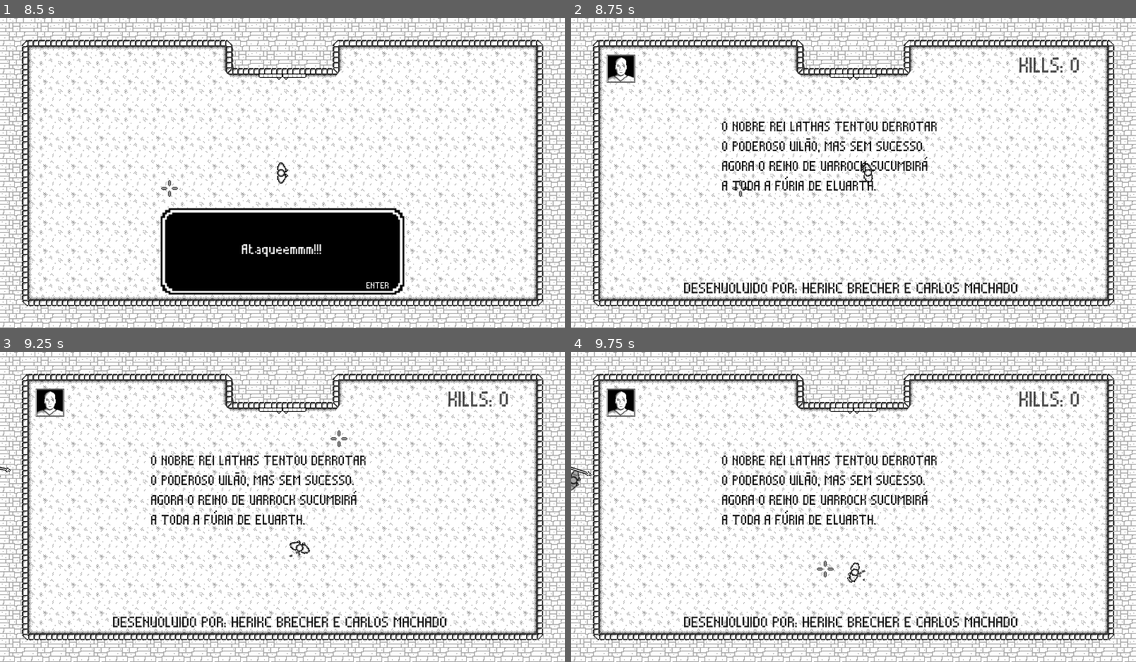
Above: before the commit, frames 1-4 (two rows, left to right).
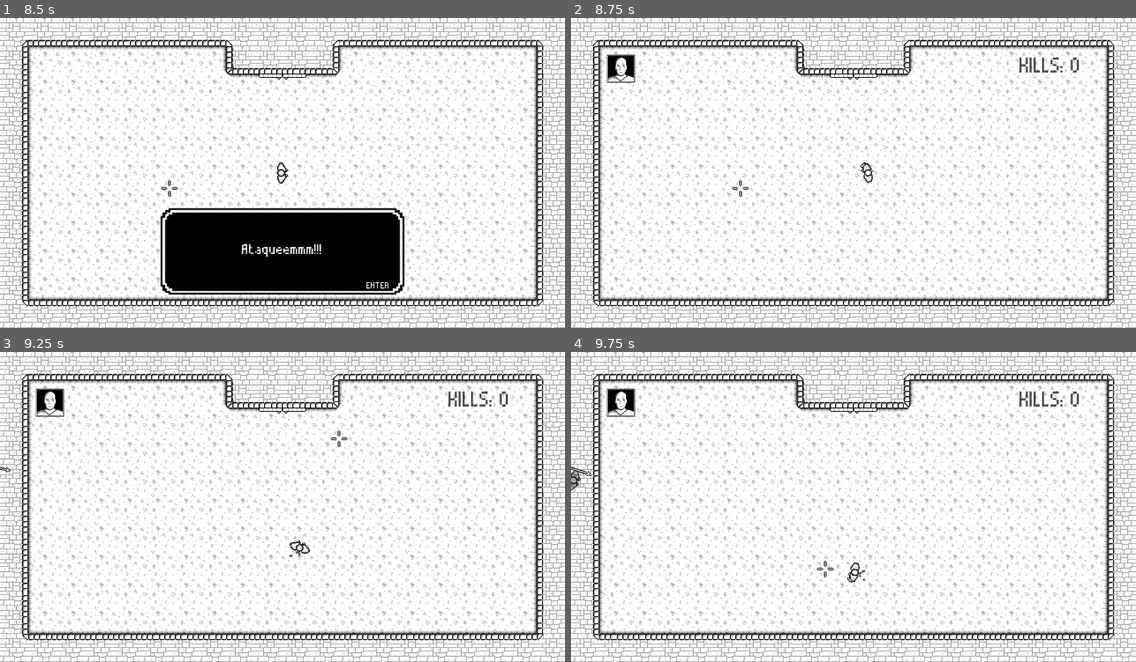
Above: after the commit, the same moments.

Repository: CarlMachado/DarknessFury
Game: Godot game, scene res://scenes/main_menu.tscn
The game is run twice, just before and just after one commit, with the same random seed, the same clock (stepped at 60 frames per second) and the same inputs.
Inputs (mouse positions are in pixels of both pictures, inside the frame that each line leads up to):
- Up to frame 1 (8.5 s): click "Jogar" at 0.5 s; tap Enter (ui_accept) at 1.25, 2.1, 2.27, 2.57, 3.6, 3.77, 4.07, 4.25, 5.1, 5.27, 5.57, 5.75, 6.6, 6.77, 7.07, 7.25, 8.1, 8.27 s; move the mouse to (406, 157) at 1.27 s; hold D (ui_right) 1.28-2.03 s; hold Enter (ui_accept) 1.28-2.03 s; move the mouse to (169, 188) at 2.02 s; hold S (ui_down) 2.03-2.78 s; move the mouse to (339, 104) at 2.77 s; hold D (ui_right) 2.78-3.53 s; hold Enter (ui_accept) 2.78-3.53 s; move the mouse to (254, 235) at 3.52 s; hold W (ui_up) 3.53-4.28 s; move the mouse to (452, 219) at 4.27 s; hold Enter (ui_accept) 4.28-5.03 s; hold A (ui_left) 4.28-5.78 s; move the mouse to (113, 126) at 5.02 s; move the mouse to (310, 173) at 5.77 s; hold S (ui_down) 5.78-6.53 s; hold Enter (ui_accept) 5.78-6.53 s; move the mouse to (197, 95) at 6.52 s; hold D (ui_right) 6.53-7.28 s; move the mouse to (406, 157) at 7.27 s; hold W (ui_up) 7.28-8.03 s; hold Enter (ui_accept) 7.28-8.03 s; move the mouse to (169, 188) at 8.02 s; hold D (ui_right) from 8.03 s (still down)
- Up to frame 2 (8.75 s): keep holding D (ui_right); tap Enter (ui_accept) at 8.57 s
- Up to frame 3 (9.25 s): move the mouse to (339, 438) at 8.77 s; release D (ui_right) at 8.78 s; hold S (ui_down) from 8.78 s (still down); hold Enter (ui_accept) from 8.78 s (still down)
- Up to frame 4 (9.75 s): move the mouse to (825, 569) at 9.52 s; release S (ui_down) at 9.53 s; release Enter (ui_accept) at 9.53 s; hold A (ui_left) from 9.53 s (still down); tap Enter (ui_accept) at 9.6 s

Frame 1 is identical in both runs. In frame 2, 3.2% of the frame differs, in the area x 20-79%, y 33-89%; in frame 3, 3.2%; in frame 4, 3.2%.

Commit message:
Correcao de bug cena final

Diff:
--- a/scenes/levels/arena.tscn
+++ b/scenes/levels/arena.tscn
@@ -59,10 +59,13 @@
 	$kills.text = \"KILLS: \" + str(GAME.kills)
 
 func on_win():
+	$restart.hide()
+	$anim.stop(\"restart\")
 	$anim.play(\"win\")
 
 func restart():
-	$anim.play(\"restart\")
+	if !GAME.win:
+		$anim.play(\"restart\")
 
 func on_reload(loaded, has_spear):
 	if loaded and has_spear:
@@ -363,6 +366,7 @@
 }
 
 [node name="win" type="Label" parent="HUD"]
+visible = false
 modulate = Color( 0, 0, 0, 0.882353 )
 margin_left = 341.926
 margin_top = 222.019
@@ -379,6 +383,7 @@
 }
 
 [node name="creditos" type="Label" parent="HUD"]
+visible = false
 modulate = Color( 0, 0, 0, 0.882353 )
 margin_left = 256.0
 margin_top = 587.0
